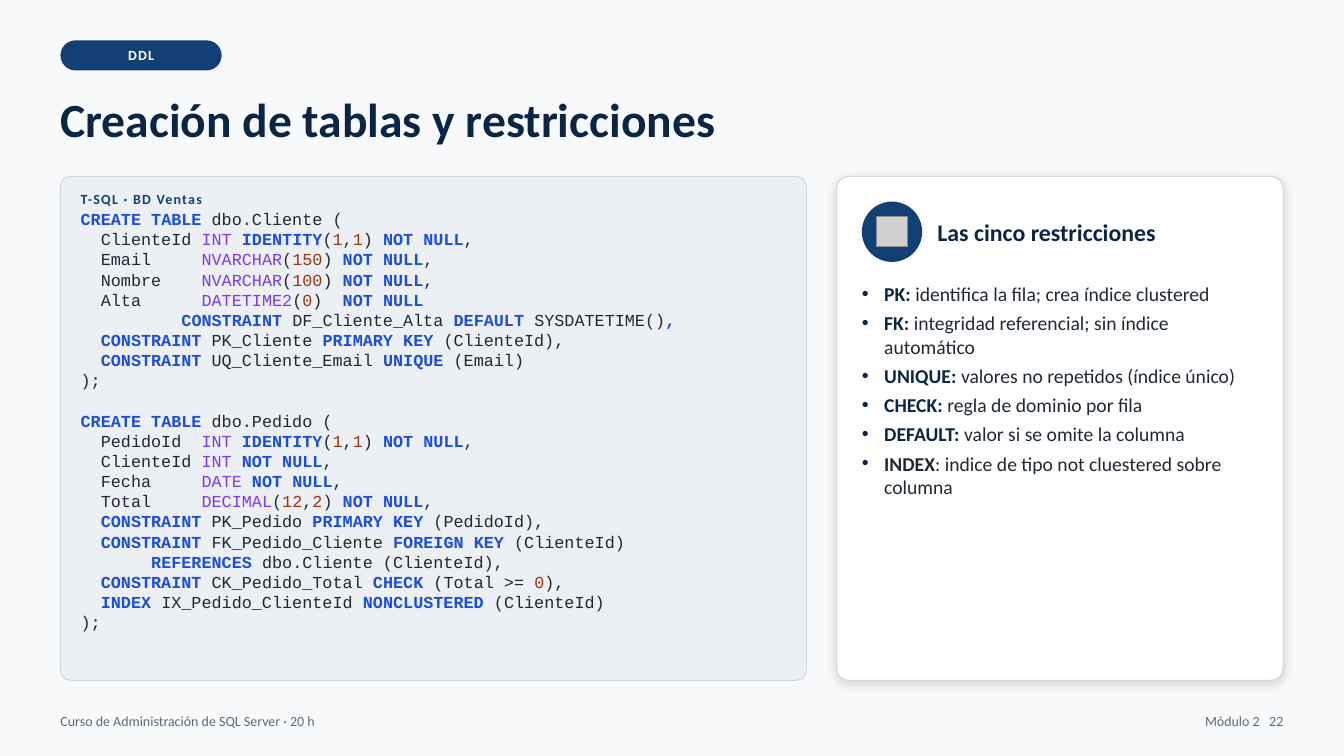
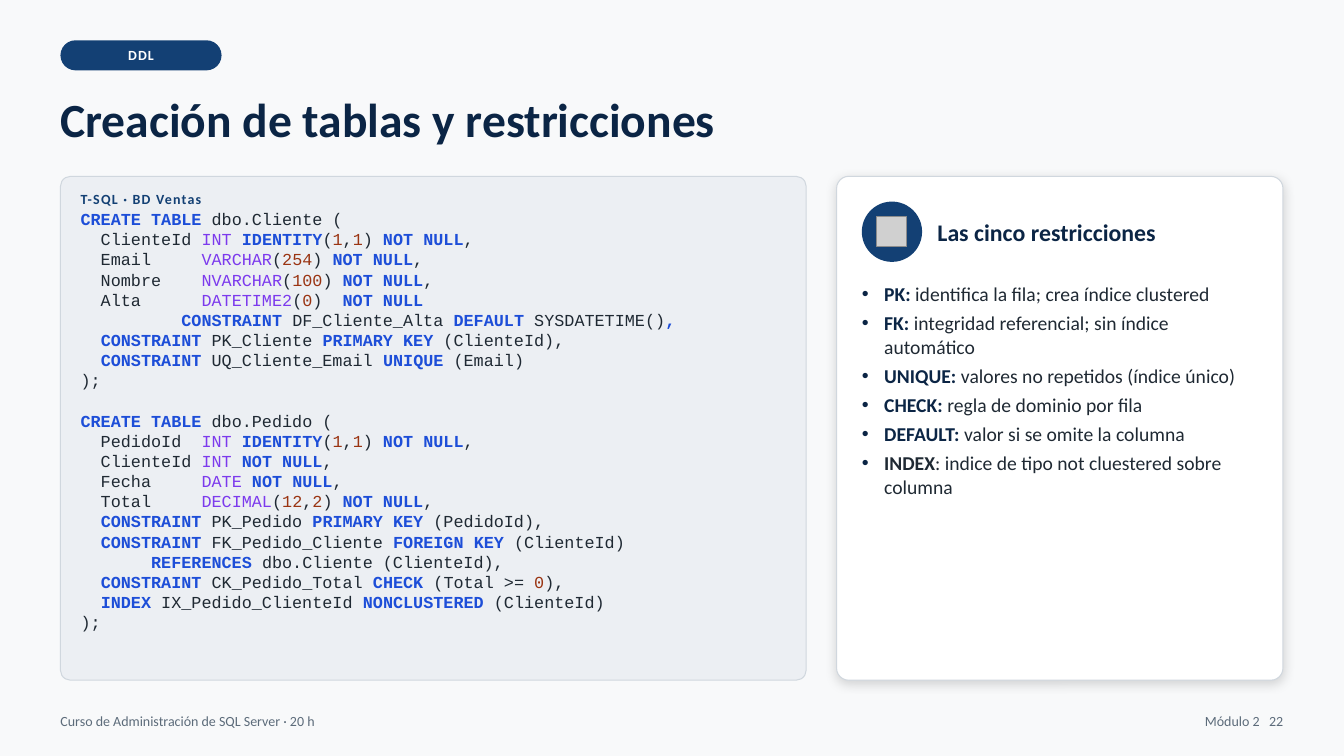
Before and after one commit to masalinas/training-sqlserver, a slide deck: slide 22 of curso_sql_server_dba_20h.pptx. Drawn at 1344x756 pixels with LibreOffice and Linux fonts; fonts in the diff are those of the drawing; grey boxes stand for pictures. Boxes give left, top, right and bottom in pixels: in the first picture for what was removed or moved away, otherwise in the second. Text is boxed around its words. In the diff, an @@ line names an element or a change of style, - is before the commit and + after.

```diff
--- a/curso_sql_server_dba_20h.pptx
+++ b/curso_sql_server_dba_20h.pptx
@@ text at (101,253,423,269): text changed @@
-Email NVARCHAR(150) NOT NULL,
+Email VARCHAR(254) NOT NULL,
```
Also in this commit, not shown: 2 other slides changed, 3 other files.
